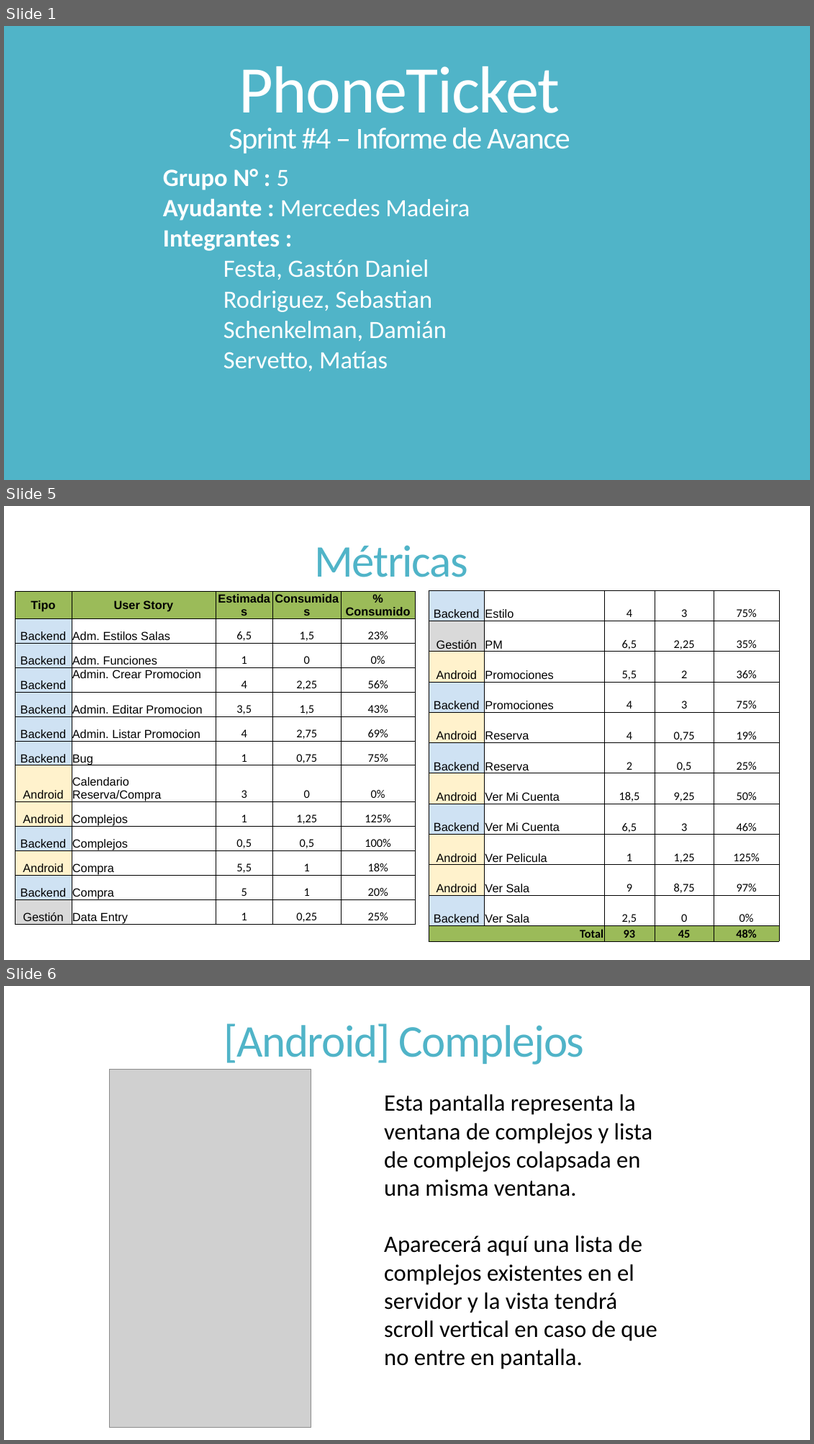
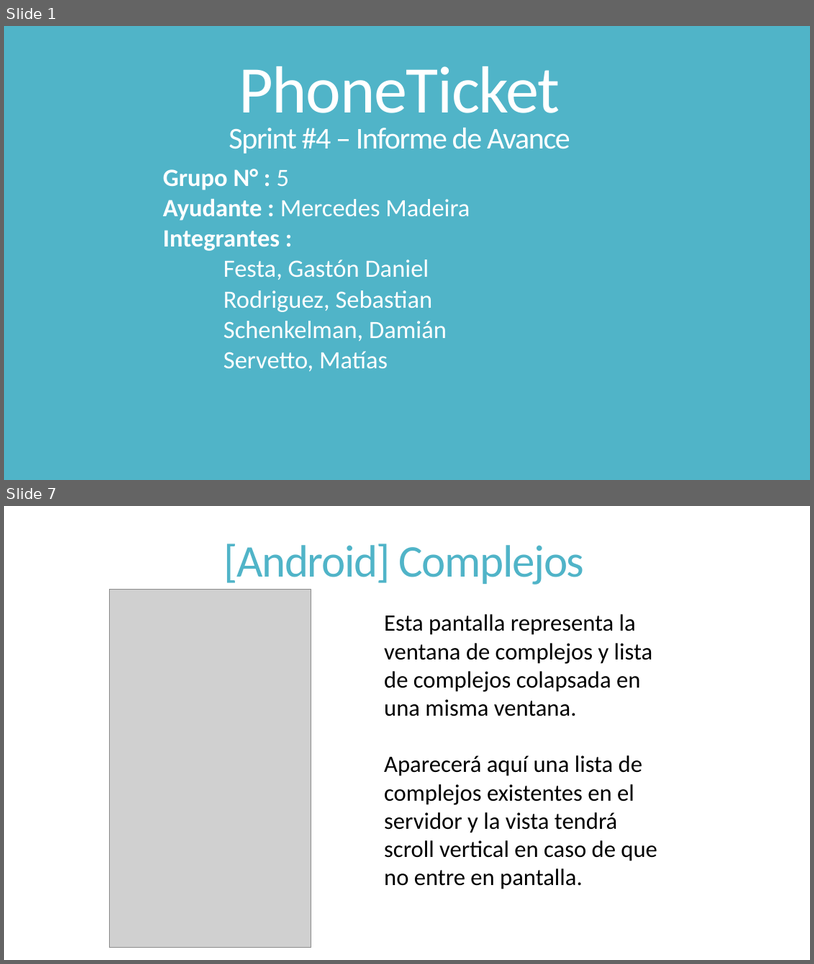
Before and after one commit to dschenkelman/a-malazan-wolvering, a slide deck: docs/Reuniones/Sprint 4/Informe de Avance/2013-10-28-InformedeAvance.pptx. Shown one above the other, each under a label of ours: slides 1, 5 and 6 before the commit, slides 1 and 7 after it; the slides between them are not shown. The pictures are 814x1444 and 814x964 pixels, drawn with LibreOffice and Linux fonts; fonts in the diff are those of the drawing; grey boxes stand for pictures. Boxes give left, top, right and bottom in pixels: in the first picture for what was removed or moved away, otherwise in the second. Text is boxed around its words. In the diff, an @@ line names an element or a change of style, - is before the commit and + after.

```diff
--- a/docs/Reuniones/Sprint 4/Informe de Avance/2013-10-28-InformedeAvance.pptx
+++ b/docs/Reuniones/Sprint 4/Informe de Avance/2013-10-28-InformedeAvance.pptx
@@ slide 5 removed at (4, 506, 810, 960), background #FFFFFF @@
@@ title removed at (314, 545, 468, 577) @@
-Métricas
@@ table removed at (15, 591, 415, 926), 13 rows, 5 columns @@
-Tipo | User Story | Estimadas | Consumidas | % Consumido
-Backend | Adm. Estilos Salas | 6,5 | 1,5 | 23%
-Backend | Adm. Funciones | 1 | 0 | 0%
-Backend | Admin. Crear Promocion | 4 | 2,25 | 56%
-Backend | Admin. Editar Promocion | 3,5 | 1,5 | 43%
-Backend | Admin. Listar Promocion | 4 | 2,75 | 69%
-Backend | Bug | 1 | 0,75 | 75%
-Android | Calendario Reserva/Compra | 3 | 0 | 0%
-Android | Complejos | 1 | 1,25 | 125%
-Backend | Complejos | 0,5 | 0,5 | 100%
-Android | Compra | 5,5 | 1 | 18%
-Backend | Compra | 5 | 1 | 20%
-Gestión | Data Entry | 1 | 0,25 | 25%
@@ table removed at (429, 590, 779, 941), 12 rows, 5 columns @@
-Backend | Estilo | 4 | 3 | 75%
-Gestión | PM | 6,5 | 2,25 | 35%
-Android | Promociones | 5,5 | 2 | 36%
-Backend | Promociones | 4 | 3 | 75%
-Android | Reserva | 4 | 0,75 | 19%
-Backend | Reserva | 2 | 0,5 | 25%
-Android | Ver Mi Cuenta | 18,5 | 9,25 | 50%
-Backend | Ver Mi Cuenta | 6,5 | 3 | 46%
-Android | Ver Pelicula | 1 | 1,25 | 125%
-Android | Ver Sala | 9 | 8,75 | 97%
-Backend | Ver Sala | 2,5 | 0 | 0%
-Total |  | 93 | 45 | 48%
@@ what was slide 6 is now slide 7 @@
```
Also in this commit, not shown: 2 slides changed, 6 slides added, 1 other slide removed, 2 other files.
